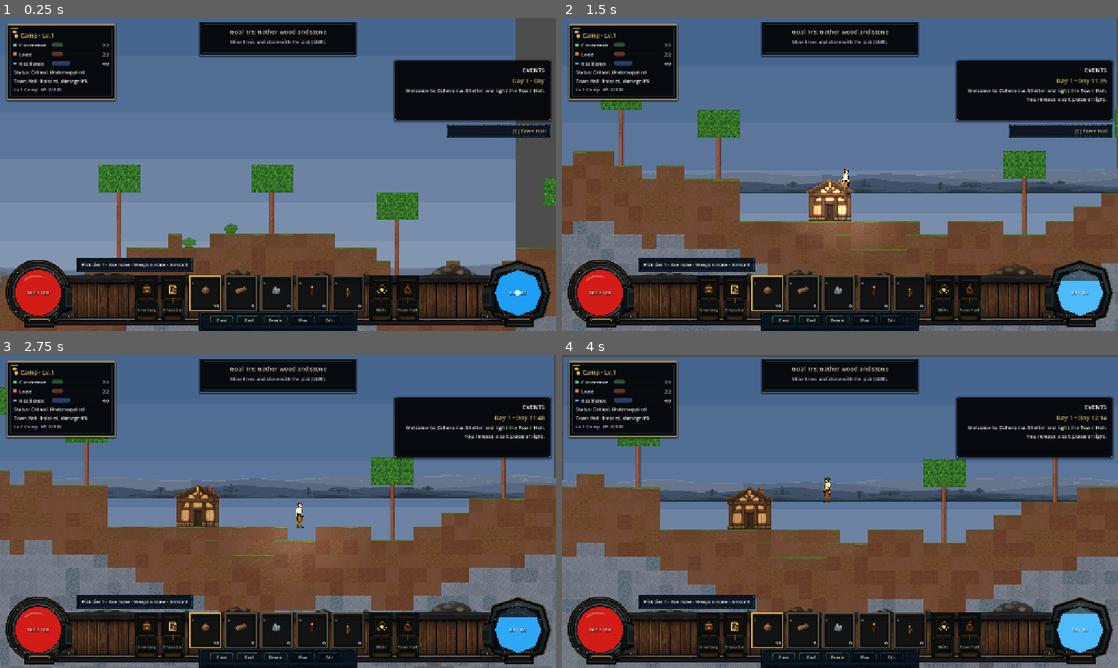
Above: before the commit, frames 1-4 (two rows, left to right).
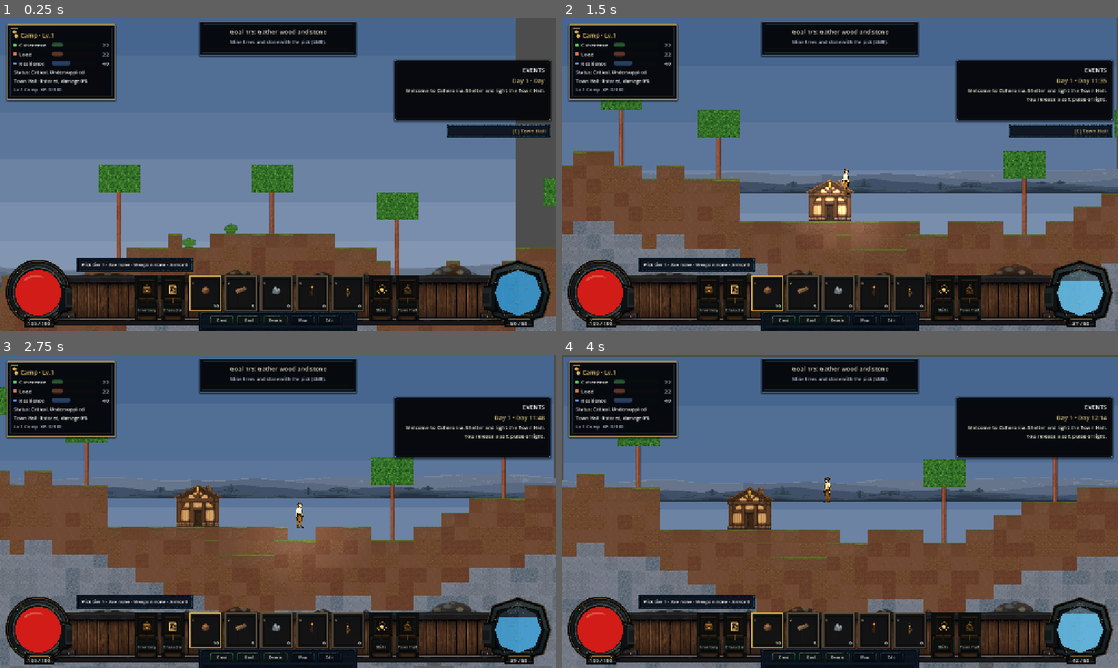
Above: after the commit, the same moments.

Repository: ppeck1/coheronia
Game: Godot game, scene res://scenes/main/Main.tscn
Two runs of this game, one before a commit and one after it. Both use one fixed random seed, a clock stepped at 60 frames per second and the inputs below. This scene is started directly instead of the project's main scene.
Inputs (mouse positions are in pixels of both pictures, inside the frame that each line leads up to):
- Up to frame 1 (0.25 s): no input
- Up to frame 2 (1.5 s): tap Enter at 0.5 s; move the mouse to (962, 158) at 0.52 s; hold D (move_right) 0.53-1.25 s; tap R (attune_pulse) at 0.6 s; click (962, 158) at 0.67 s; tap Space (jump) at 0.77 s; drag from (728, 190) to (812, 237) at 1.27 s
- Up to frame 3 (2.75 s): move the mouse to (333, 442) at 2.02 s; hold D (move_right) from 2.03 s (still down); tap H (eat_food) at 2.1 s; click (333, 442) at 2.17 s
- Up to frame 4 (4 s): release D (move_right) at 2.75 s; drag from (812, 574) to (673, 464) at 2.77 s; move the mouse to (1006, 558) at 3.52 s; hold A (move_left) from 3.53 s (still down); tap 1 (hotbar_1) at 3.6 s; click (1006, 558) at 3.67 s; tap Space (jump) at 3.77 s

The runs differ from the first frame. In frame 1, 1.0% of the frame differs, in the area x 4-98%, y 80-99%; in frame 2, 0.8%; in frame 3, 0.8%; in frame 4, 0.9%.

Commit message:
Polish attunement HUD value plaques

Diff:
--- a/art/generated/ui_painted/hud_dock_layout.json
+++ b/art/generated/ui_painted/hud_dock_layout.json
@@ -261,10 +261,10 @@
       108
     ],
     "label_rect": [
-      48,
-      79,
-      80,
-      18
+      56,
+      150,
+      68,
+      16
     ]
   },
   "attunement": {
@@ -287,10 +287,10 @@
       108
     ],
     "label_rect": [
-      1152,
-      79,
-      80,
-      18
+      1163,
+      150,
+      64,
+      16
     ]
   },
   "slots": [
--- a/art/source_templates/hud_dock/hud_dock_layout.json
+++ b/art/source_templates/hud_dock/hud_dock_layout.json
@@ -261,10 +261,10 @@
       108
     ],
     "label_rect": [
-      48,
-      79,
-      80,
-      18
+      56,
+      150,
+      68,
+      16
     ]
   },
   "attunement": {
@@ -287,10 +287,10 @@
       108
     ],
     "label_rect": [
-      1152,
-      79,
-      80,
-      18
+      1163,
+      150,
+      64,
+      16
     ]
   },
   "slots": [
--- a/scripts/main/smoke_test.gd
+++ b/scripts/main/smoke_test.gd
@@ -1423,21 +1423,18 @@
 	hud.update_attunement(20.0, 50.0)
 	var _fq19v_pulse: bool = hud._attunement_frame != null \
 		and hud._attunement_frame.scale.x > 1.05
-	var _fq19v_core_dim: bool = hud._attunement_core != null \
-		and hud._attunement_core.self_modulate.a < 0.9
+	var _fq19v_core_removed: bool = hud._attunement_core == null
 	hud.update_attunement(50.0, 50.0)
-	var _fq19v_core_full: bool = hud._attunement_core != null \
-		and hud._attunement_core.self_modulate.a >= 0.9
 	hud.update_health(player.health, player.max_health)
 	hud.update_attunement(player.attunement, player.max_attunement())
 	_check("fq19_vessel_liquid_and_effects",
 		_fq19v_masked and _fq19v_damage and _fq19v_recover and _fq19v_low
 		and _fq19v_zero and _fq19v_shimmer and _fq19v_pulse
-		and _fq19v_core_dim and _fq19v_core_full,
-		"masked=%s damage=%s recover=%s low=%s zero=%s shimmer=%s pulse=%s core=%s/%s" % [
+		and _fq19v_core_removed,
+		"masked=%s damage=%s recover=%s low=%s zero=%s shimmer=%s pulse=%s core_removed=%s" % [
 			str(_fq19v_masked), str(_fq19v_damage), str(_fq19v_recover),
 			str(_fq19v_low), str(_fq19v_zero), str(_fq19v_shimmer),
-			str(_fq19v_pulse), str(_fq19v_core_dim), str(_fq19v_core_full)])
+			str(_fq19v_pulse), str(_fq19v_core_removed)])
 
 	# --- Progression MVP: XP, player level, base levels, population cap ---
 
--- a/scripts/ui/hud.gd
+++ b/scripts/ui/hud.gd
@@ -1188,9 +1188,9 @@
 	attune_fill.name = "AttunementFill"
 	attune_fill.fill_mode = TextureProgressBar.FILL_BOTTOM_TO_TOP
 	attune_fill.texture_under = attune_mask
-	attune_fill.tint_under = Color(0.025, 0.045, 0.10, 0.92)
+	attune_fill.tint_under = Color(0.02, 0.04, 0.09, 0.78)
 	attune_fill.texture_progress = attune_mask
-	attune_fill.tint_progress = Color(0.12, 0.62, 0.96)
+	attune_fill.tint_progress = Color(0.28, 0.74, 1.0, 0.72)
 	attune_fill.max_value = 100.0
 	attune_fill.value = 100.0
 	_place(attune_fill, attune_fill_rect)
@@ -1298,18 +1298,6 @@
 	_place(_attunement_vessel_label, _json_rect(attune_geo.get("label_rect")))
 	_attunement_vessel_label.z_index = 5
 	_attunement_label = _attunement_vessel_label
-	var core := ColorRect.new()
-	core.name = "Core"
-	core.color = Color(0.82, 0.96, 1.0)
-	core.position = (attune_fill_rect.get_center() - Vector2(6, 6)).round()
-	core.size = Vector2(12, 12)
-	core.pivot_offset = Vector2(6, 6)
-	core.rotation = PI / 4.0
-	core.self_modulate = Color(0.4, 0.65, 0.85, 0.5)
-	core.z_index = 5
-	core.mouse_filter = Control.MOUSE_FILTER_IGNORE
-	band.add_child(core)
-	_attunement_core = core
 	_health_fx = _kit_fx(band, "HealthFx", health_mask, health_fill_rect)
 	_attunement_fx = _kit_fx(band, "AttunementFx", attune_mask, attune_fill_rect)
 	_vessel_sockets = {
@@ -2044,7 +2032,6 @@
 	core.mouse_filter = Control.MOUSE_FILTER_IGNORE
 	band.add_child(core)
 	_attunement_core = core
-	_attunement_frame = charge
 
 	# --- effect overlays (flash/glow/shimmer) above each vessel.
 	var health_fx := TextureRect.new()
@@ -2211,6 +2198,7 @@
 	var value := Label.new()
 	value.size = Vector2(80, 16)
 	value.horizontal_alignment = HORIZONTAL_ALIGNMENT_CENTER
+	value.vertical_alignment = VERTICAL_ALIGNMENT_CENTER
 	value.add_theme_font_size_override("font_size", 12)
 	value.add_theme_color_override("font_color", Color(1, 1, 1, 0.95))
 	value.add_theme_color_override("font_shadow_color", Color(0, 0, 0, 0.85))
Binary file changed: art/generated/ui_painted/attunement_glass_overlay.png
Binary file changed: art/source_templates/hud_dock/attunement_glass_overlay.png
Binary file changed: art/source_templates/hud_dock/hud_dock_composite_preview.png
Binary file changed: art/source_templates/hud_dock/hud_dock_runtime_guide.png
Not shown, changed: art/source_templates/hud_dock/README.md
Not shown, changed: docs/wiki/hud_asset_replacement_studio.md
Not shown, changed: scripts/art/build_hud_kit_placeholders.py
